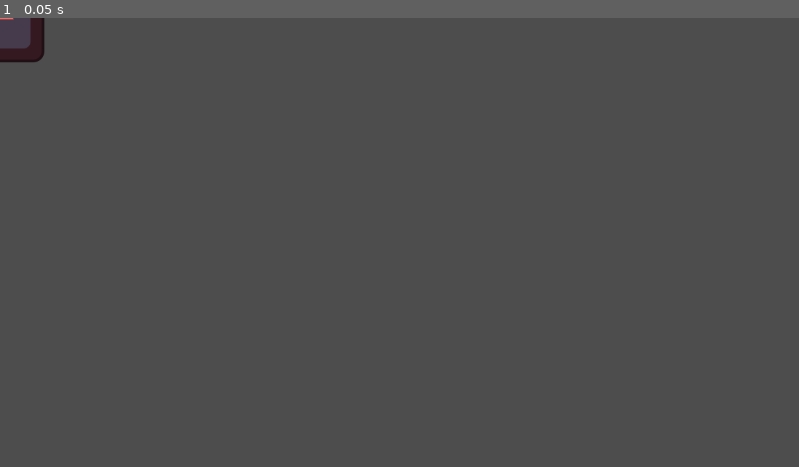
Above: before the commit, frame 1.
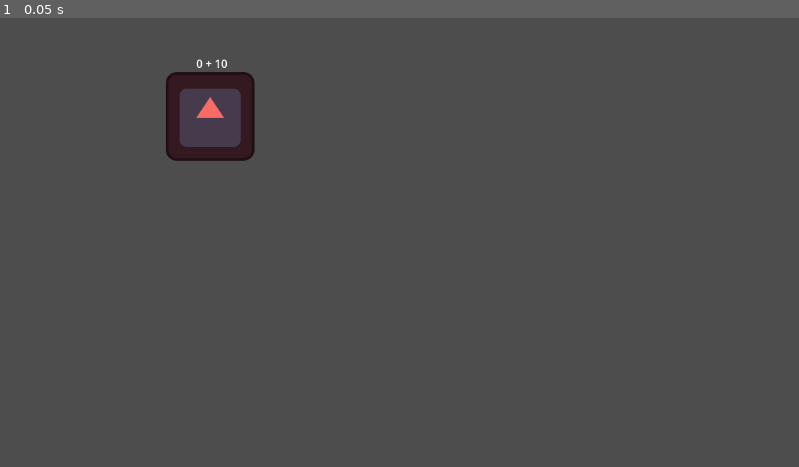
Above: after the commit, the same moment.

Repository: Fatbonks/quiz-game
Game: Godot game, scene res://enemy.tscn
The game is run twice, just before and just after one commit, with the same random seed, the same clock (stepped at 60 frames per second) and the same inputs. This scene is started directly instead of the project's main scene. The engine's default icon, where the game draws it, is replaced by a stand-in: a white triangle on a blue panel in a dark square.
Inputs:
- Up to frame 1 (0.05 s): no input

The runs differ from the first frame. In frame 1, 1.6% of the frame differs, in the area x 0-32%, y 0-32%.

Commit message:
added enemy
working on making quit part work

Diff:
--- a/enemy.tscn
+++ b/enemy.tscn
@@ -1,11 +1,13 @@
-[gd_scene load_steps=3 format=3 uid="uid://uk4pb7ln3j3"]
+[gd_scene load_steps=4 format=3 uid="uid://uk4pb7ln3j3"]
 
 [ext_resource type="Texture2D" uid="uid://dhvw3ru8ijal" path="res://icon.svg" id="1_d1n2y"]
+[ext_resource type="Script" path="res://enemyAi.gd" id="2_3uh3w"]
 
 [sub_resource type="RectangleShape2D" id="RectangleShape2D_oqnmi"]
 size = Vector2(110, 109)
 
 [node name="enemy" type="CharacterBody2D"]
+position = Vector2(303, 142)
 
 [node name="Sprite2D" type="Sprite2D" parent="."]
 modulate = Color(0.976471, 0.419608, 0.396078, 1)
@@ -14,3 +16,32 @@
 [node name="CollisionShape2D" type="CollisionShape2D" parent="."]
 position = Vector2(-1, -0.5)
 shape = SubResource("RectangleShape2D_oqnmi")
+
+[node name="enemyAi" type="Node2D" parent="." node_paths=PackedStringArray("text")]
+script = ExtResource("2_3uh3w")
+text = NodePath("Control/Label")
+
+[node name="Control" type="Control" parent="enemyAi"]
+layout_mode = 3
+anchors_preset = 0
+offset_left = -51.0
+offset_top = -85.0
+offset_right = 55.0
+offset_bottom = -65.0
+metadata/_edit_use_anchors_ = true
+
+[node name="Label" type="Label" parent="enemyAi/Control"]
+layout_mode = 1
+anchors_preset = 8
+anchor_left = 0.5
+anchor_top = 0.5
+anchor_right = 0.5
+anchor_bottom = 0.5
+offset_left = -20.0
+offset_top = -13.0
+offset_right = 20.0
+offset_bottom = 13.0
+grow_horizontal = 2
+grow_vertical = 2
+text = "test"
+metadata/_edit_use_anchors_ = true
--- /dev/null
+++ b/enemyAi.gd
@@ -0,0 +1,22 @@
+extends Node2D
+
+var enemy_num: int
+@export var text: Label
+var lis = []
+
+func _ready():
+	randomize()
+	enemy_num = 10
+	var cons_num = 1
+	for e in range(enemy_num + 1):
+		for i in range(enemy_num + 1):
+			var num = e + i
+			if num == enemy_num:
+				cons_num += 1
+				var j = str(e, " + ", i)
+				lis.insert(0, j)
+
+	print(cons_num)
+	print(lis)
+
+	text.text = lis.pick_random()
